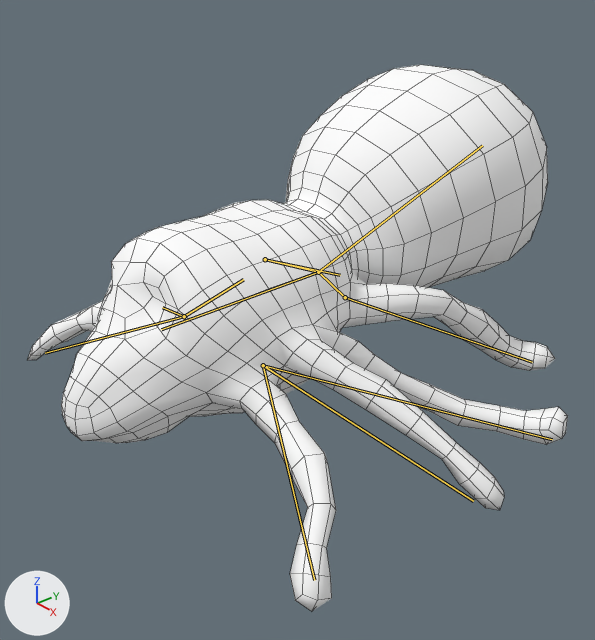
The Blender file Assets/Art/Monster/Spider.blend as it was, and as the next commit left it.
Before and after are seen from a camera (50 mm lens) standing at (0.894, -0.917, 0.738) and looking at (0.025, -0.172, 0.15). Arrows for +X, +Y and +Z are at lower left; the lights stay in place. The bones that change are drawn over the model as lines. Mesh edges are drawn as thin lines.

Objects in the first picture: 'Spider'.
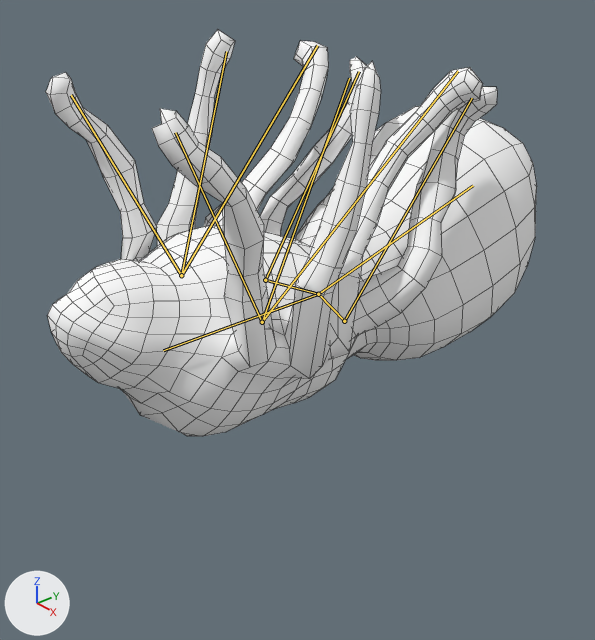
The newer file adds an action. The first version stands in its rest pose; the second is drawn at frame 70 of the action 'dead'.

Pixel boxes (x1, y1, x2, y2) of what changed, in the pictures (595 x 640 px):
'Spider', posed (9% narrower, 25% shorter)
    before: (28, 65, 568, 611)
    after: (46, 29, 537, 436)
bone 'Thorax', root to tip
    before: (318, 272) to (161, 329)
    after: (318, 294) to (163, 350)
bone 'Left 2', root to tip
    before: (263, 365) to (473, 501)
    after: (181, 275) to (226, 51)
bone 'Left 1', root to tip
    before: (263, 365) to (314, 580)
    after: (181, 275) to (71, 95)
bone 'Left 3', root to tip
    before: (263, 365) to (552, 439)
    after: (181, 275) to (317, 45)
bone 'Right 2', root to tip
    before: (184, 316) to (162, 307)
    after: (262, 322) to (349, 78)
bone 'Right 1', root to tip
    before: (184, 316) to (45, 353)
    after: (262, 322) to (175, 132)
bone 'Right 3', root to tip
    before: (184, 316) to (243, 279)
    after: (262, 322) to (458, 71)
bone 'Thicc Butt', root to tip
    before: (318, 272) to (482, 145)
    after: (318, 294) to (473, 185)
bone 'Bone_L.005', root to tip
    before: (318, 272) to (345, 297)
    after: (318, 294) to (265, 280)
bone 'Left 4', root to tip
    before: (345, 297) to (532, 362)
    after: (265, 280) to (359, 71)
bone 'Bone_R.005', root to tip
    before: (318, 272) to (265, 259)
    after: (318, 294) to (344, 321)
bone 'Right 4', root to tip
    before: (265, 259) to (340, 275)
    after: (344, 321) to (472, 98)

What the commit changed:
Bone 'Thorax' (bone_thorax) moves from (0.0, 0.0, 0.0) to (0.0, 0.0, 0.039).
Bone 'Thorax' (bone_thorax) turns from (0, 0, 0) to (1, 179, 0) degrees about its own x, y and z.
Bone 'Left 2' (bone_left_2) turns from (0, 0, 0) to (-53, 23, -1) degrees about its own x, y and z.
Bone 'Left 1' (bone_left_1) turns from (0, 0, 0) to (-52, -25, 1) degrees about its own x, y and z.
Bone 'Left 3' (bone_left_3) turns from (0, 0, 0) to (-38, 41, -2) degrees about its own x, y and z.
Bone 'Right 2' (bone_right_2) turns from (0, 0, 0) to (-57, -24, 2) degrees about its own x, y and z.
Bone 'Right 1' (bone_right_1) turns from (0, 0, 0) to (-55, 26, -2) degrees about its own x, y and z.
Bone 'Right 3' (bone_right_3) turns from (0, 0, 0) to (-41, -43, 3) degrees about its own x, y and z.
Bone 'Thicc Butt' (bone_thicc_butt) moves from (0.0, 0.0, 0.0) to (0.0, -0.012, -0.036).
Bone 'Thicc Butt' (bone_thicc_butt) turns from (0, 0, 0) to (6, -177, 3) degrees about its own x, y and z.
Bone 'Bone_L.005' (bone_bone_l_005) moves from (0.0, 0.0, 0.0) to (0.0, 0.0, -0.038).
Bone 'Bone_L.005' (bone_bone_l_005) turns from (0, 0, 0) to (180, 0, 38) degrees about its own x, y and z.
Bone 'Left 4' (bone_left_4) turns from (0, 0, 0) to (-36, 27, -4) degrees about its own x, y and z.
Bone 'Bone_R.005' (bone_bone_r_005) moves from (0.0, 0.0, 0.0) to (0.0, 0.0, -0.038).
Bone 'Bone_R.005' (bone_bone_r_005) turns from (0, 0, 0) to (-180, 0, -38) degrees about its own x, y and z.
Bone 'Right 4' (bone_right_4) turns from (0, 0, 0) to (-32, -19, 2) degrees about its own x, y and z.
